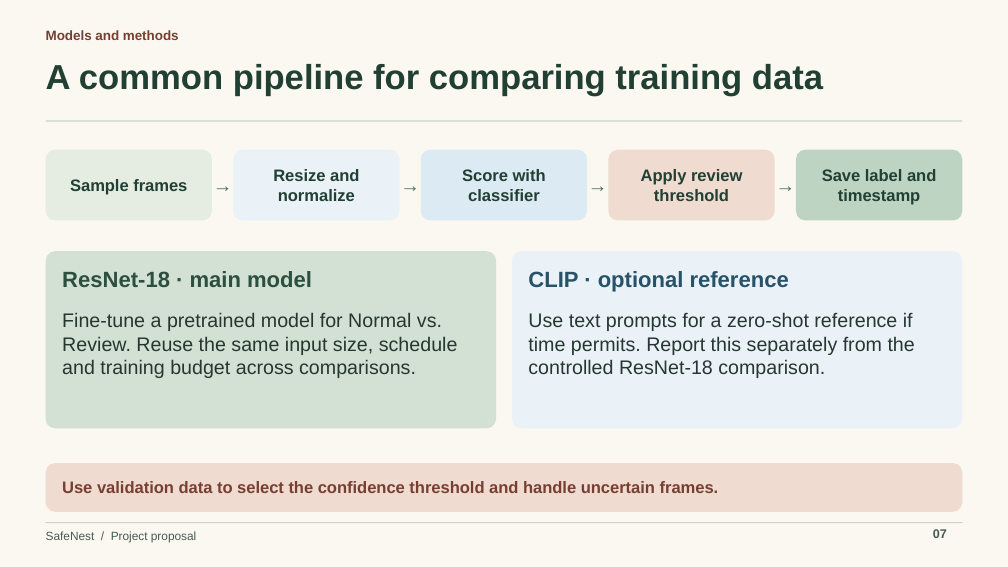
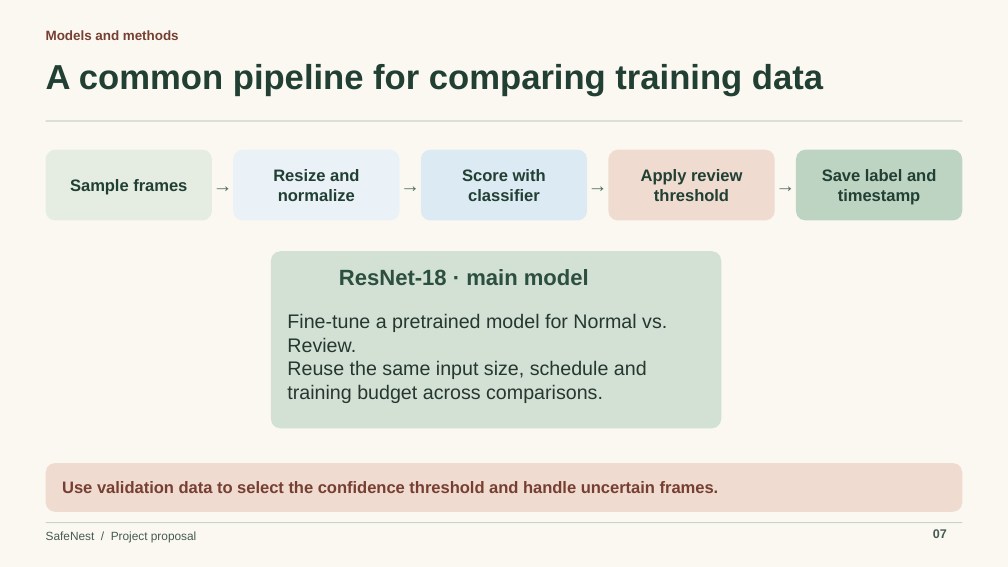
Before and after one commit to Chenbenhayun/SafeNest-GENAI-Project, a slide deck: slide 7 of Slides/SafeNest-GenAIProjectPPTX.pptx. Drawn at 1008x567 pixels with LibreOffice and Linux fonts; fonts in the diff are those of the drawing. Boxes give left, top, right and bottom in pixels: in the first picture for what was removed or moved away, otherwise in the second. Text is boxed around its words. In the diff, an @@ line names an element or a change of style, - is before the commit and + after.

Commit message:
Slides PDF + PPTX

```diff
--- a/Slides/SafeNest-GenAIProjectPPTX.pptx
+++ b/Slides/SafeNest-GenAIProjectPPTX.pptx
@@ rounded rectangle: place and size @@
-rounded rectangle at (45, 251, 496, 428)
+rounded rectangle at (271, 251, 721, 428)
@@ text "ResNet-18 · main model": place and size @@
-text "ResNet-18 · main model" at (62, 271, 312, 287)
+text "ResNet-18 · main model" at (339, 269, 589, 285)
@@ rounded rectangle removed at (512, 251, 963, 428) @@
@@ text removed at (528, 271, 789, 292) @@
-CLIP · optional reference
@@ text at (287, 313, 667, 403): text changed @@
-Fine-tune a pretrained model for Normal vs. Review. Reuse the same input size, schedule and training budget across comparisons.
+Fine-tune a pretrained model for Normal vs. Review.
+Reuse the same input size, schedule and training budget across comparisons.
@@ text removed at (528, 312, 915, 378) @@
-Use text prompts for a zero-shot reference if time permits. Report this separately from the controlled ResNet-18 comparison.
```
Also in this commit, not shown: 1 other file.
